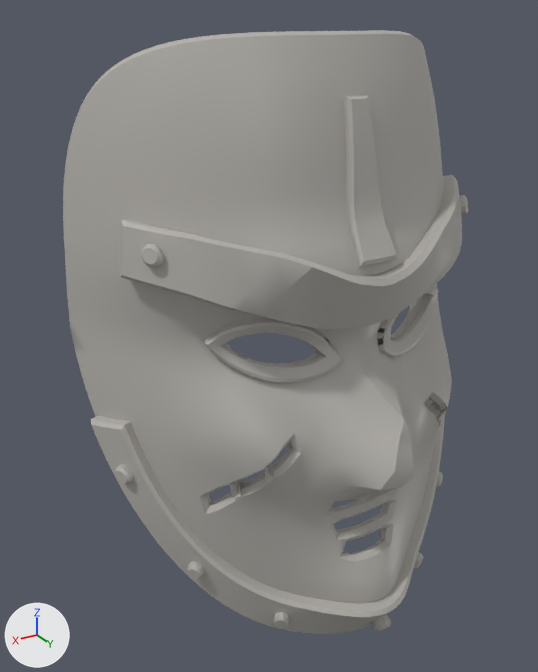
Renders of the glTF model game/assets/masks/mask_base_bruiser/mask_base_bruiser.glb from each side of a commit.
One viewpoint serves both versions: a 50 mm lens placed at (0.149, 0.208, 0.104), pointed at (0.02, -0.007, -0.004). The axes (+X, +Y, +Z) are drawn at lower left. The lights are the same throughout. The picture after the commit comes second. Vertices at exactly the same position are counted once.

Names of what the first picture shows: 'Mask'.
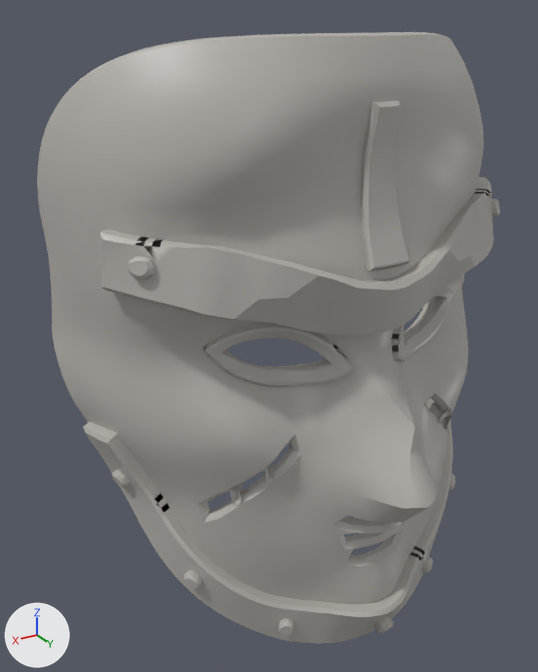
Changed parts and their boxes [x1, y1, x2, y2] in the pictures (538 x 672 px; the box of a moved part takes in the faces that stretch with it):
'Mask', reshaped (14% wider): before [63, 30, 469, 634]; after [37, 32, 500, 644]
part 1 of me_mask, moved or reshaped: before [141, 244, 164, 268]; after [127, 256, 155, 280]
part 2 of me_mask, moved or reshaped: before [460, 195, 469, 215]; after [492, 199, 500, 217]
part 3 of me_mask, moved or reshaped: before [116, 464, 133, 485]; after [112, 470, 130, 488]
part 4 of me_mask, moved or reshaped: before [187, 561, 204, 579]; after [184, 570, 202, 589]
part 5 of me_mask, moved or reshaped: before [274, 611, 289, 628]; after [278, 618, 294, 636]
part 6 of me_mask, moved or reshaped: before [371, 614, 391, 632]; after [375, 616, 393, 634]
part 7 of me_mask, moved or reshaped: before [414, 552, 423, 568]; after [422, 556, 433, 573]
part 8 of me_mask, moved or reshaped: before [436, 472, 443, 488]; after [449, 473, 455, 490]
part 9 of me_mask, moved or reshaped: before [63, 30, 462, 634]; after [42, 32, 494, 644]

Edits to the bpy script that builds the scene:
```text
Change me_mask:
    used by ob_mask; location = (0.0, 0.0, 0.0)
    remove me_mask.from_pydata(...)  # 3236 vertices, 5996 faces; spans x -0.082..0.083, y -0.045..0.049, z -0.119..0.099
    add me_mask.from_pydata(...)  # 3236 vertices, 5996 faces; spans x -0.09..0.09, y -0.043..0.062, z -0.119..0.099
    me_mask part 1: the loose piece of 30 vertices spanning x 0.057..0.068, y -0.009..0.002, z 0.031..0.039 is moved by (0.008, 0.009, 0.0)
    me_mask part 2: the loose piece of 30 vertices spanning x -0.068..-0.057, y -0.009..0.002, z 0.031..0.039 is moved by (-0.008, 0.009, 0.0)
    me_mask part 3: the loose piece of 30 vertices spanning x 0.069..0.079, y -0.019..-0.01, z -0.051..-0.044 is multiplied about its middle by the matrix ((0.963, 0.141, 0.208), (-0.168, 0.974, 0.116), (-0.188, -0.147, 0.966)), then moved by (0.001, 0.001, -0.001)
    me_mask part 4: the loose piece of 30 vertices spanning x 0.052..0.062, y 0.0..0.009, z -0.088..-0.08 is moved by (0.003, 0.004, 0.0)
    me_mask part 5: the loose piece of 30 vertices spanning x 0.027..0.036, y 0.018..0.028, z -0.109..-0.1 is multiplied about its middle by the matrix ((0.992, -0.113, -0.062), (0.101, 0.98, -0.174), (0.08, 0.166, 0.983)), then moved by (0.001, 0.005, 0.0)
    me_mask part 6: the loose piece of 30 vertices spanning x -0.004..0.002, y 0.034..0.046, z -0.115..-0.103 is multiplied about its middle by the matrix ((0.959, 0.009, -0.005), (-0.01, 0.948, -0.146), (0.003, 0.146, 0.948)), then moved by (0.0, 0.002, 0.0)
    me_mask part 7: the loose piece of 30 vertices spanning x -0.035..-0.026, y 0.019..0.028, z -0.109..-0.101 is multiplied about its middle by the matrix ((0.99, 0.121, 0.065), (-0.107, 0.975, -0.191), (-0.087, 0.182, 0.978)), then moved by (-0.001, 0.005, 0.0)
    me_mask part 8: the loose piece of 30 vertices spanning x -0.061..-0.052, y 0.001..0.01, z -0.089..-0.081 is moved by (-0.003, 0.005, 0.0)
    me_mask part 9: 2797 of 3236 vertices moved; they spanned x -0.082..0.083, y -0.045..0.049, z -0.119..0.099 and now span x -0.09..0.09, y -0.043..0.062, z -0.119..0.099; mean shift (0.0, 0.006, 0.0); largest move (-0.036, 0.004, 0.074) -> (-0.043, 0.019, 0.074)
    other edits to the shape of me_mask do not show in these pictures
```
